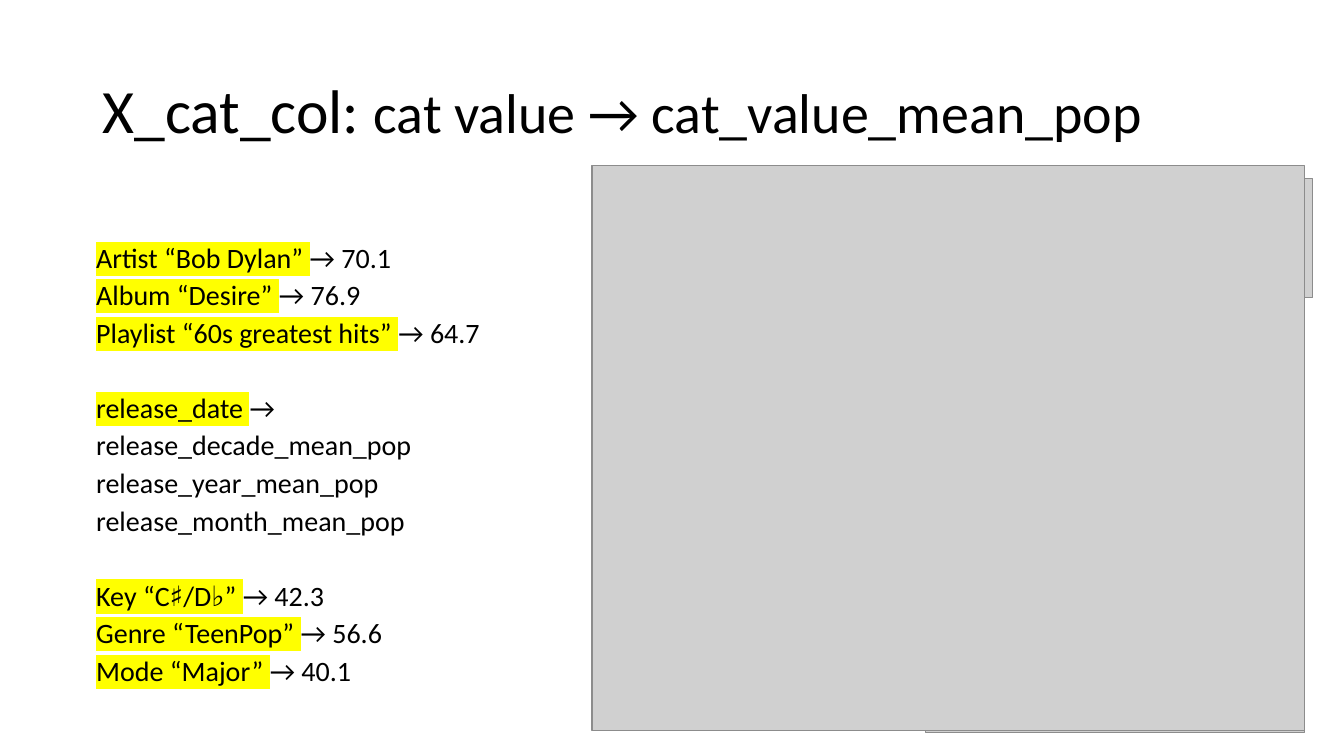
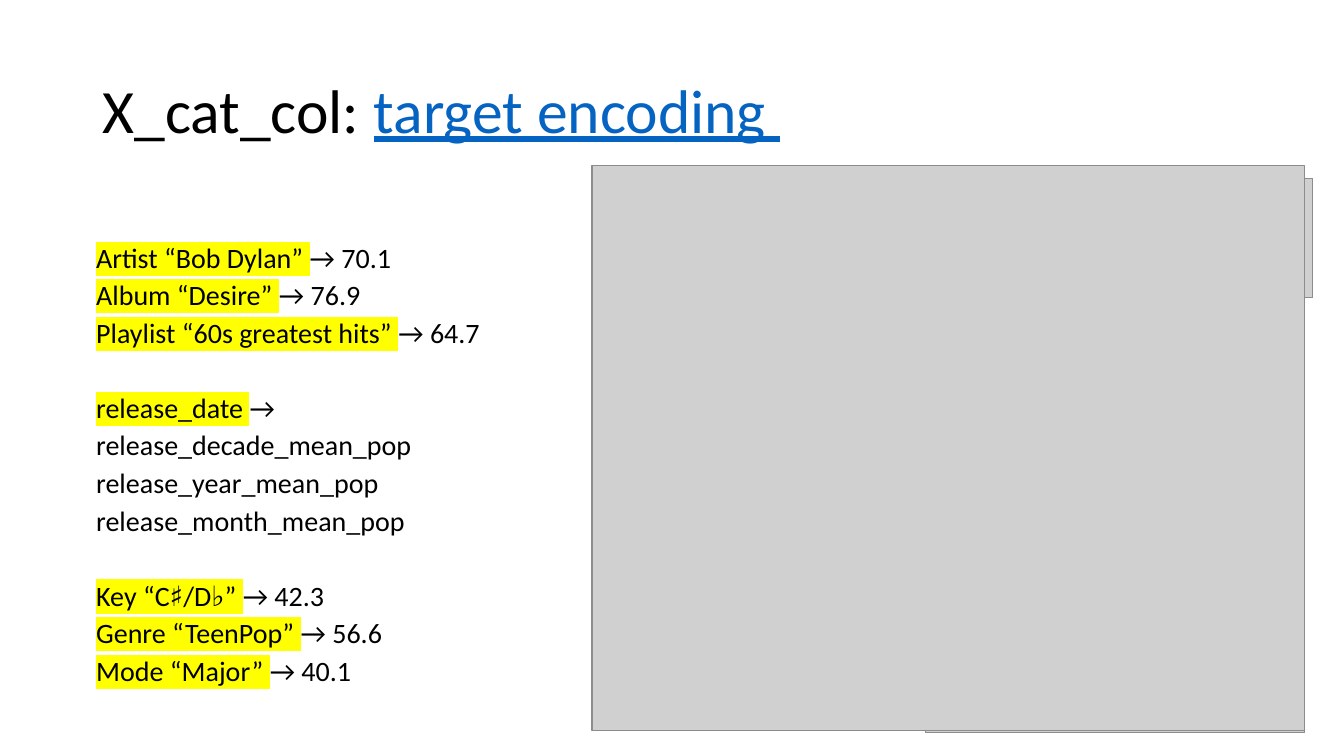
Before and after one commit to GuyRayOv/Spotify, a slide deck: slide 4 of data/Project Presentation.pptx. Drawn at 1344x756 pixels with LibreOffice and Linux fonts; fonts in the diff are those of the drawing; grey boxes stand for pictures. Boxes give left, top, right and bottom in pixels: in the first picture for what was removed or moved away, otherwise in the second. Text is boxed around its words. In the diff, an @@ line names an element or a change of style, - is before the commit and + after.

```diff
--- a/data/Project Presentation.pptx
+++ b/data/Project Presentation.pptx
@@ title at [102,90,766,144]: text changed; size 40 to 44 pt; text colour #000000 to #0563C1 @@
-X_cat_col: cat value → cat_value_mean_pop
+X_cat_col: target encoding
```
Also in this commit, not shown: 1 slide added.
